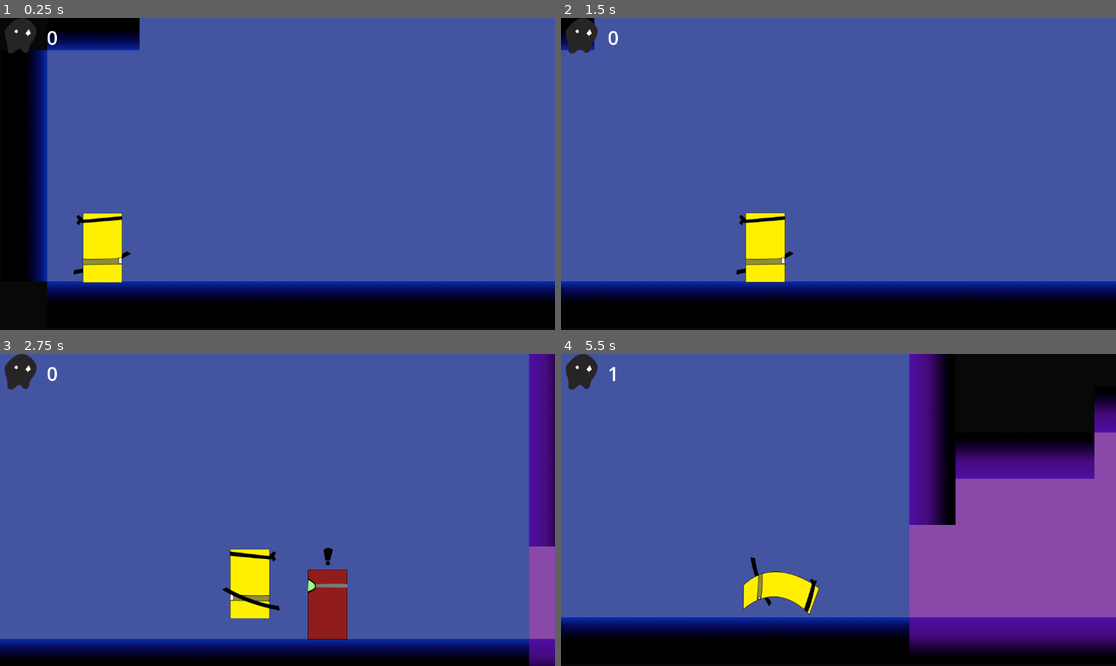
Above: before the commit, frames 1-4 (two rows, left to right).
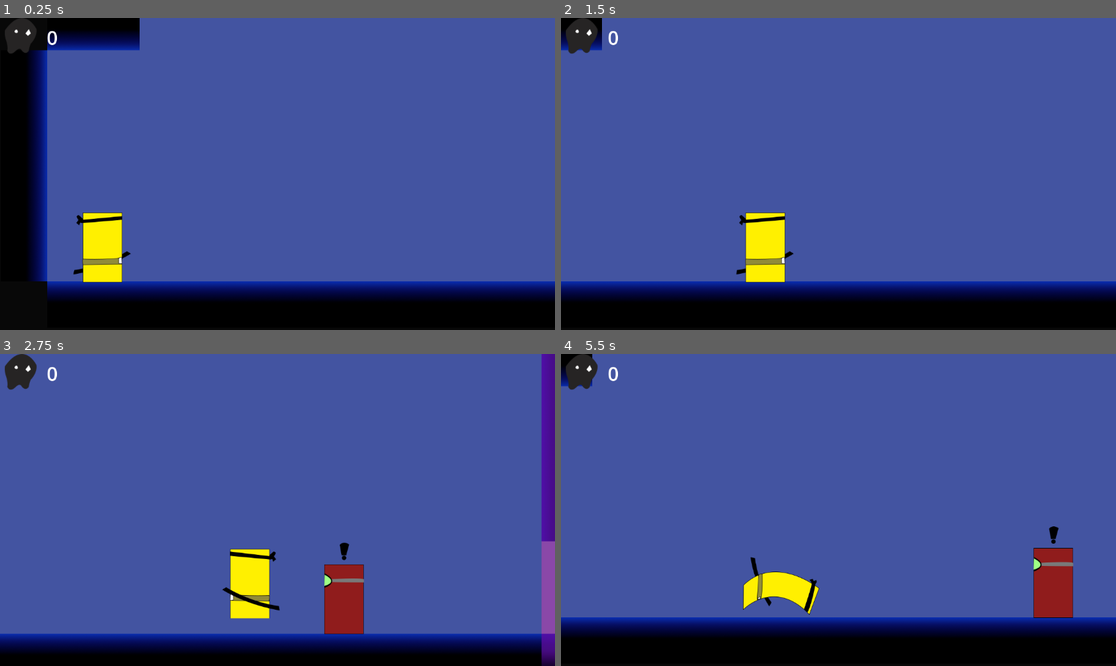
Above: after the commit, the same moments.

Repository: Schilez/KatanaZoro
Game: Godot game, scene res://Scenes/main_scene.tscn
Two runs of this game, one before a commit and one after it. Both use one fixed random seed, a clock stepped at 60 frames per second and the inputs below.
Inputs (mouse positions are in pixels of both pictures, inside the frame that each line leads up to):
- Up to frame 1 (0.25 s): no input
- Up to frame 2 (1.5 s): move the mouse to (960, 158) at 0.52 s; hold Right (move_right) from 0.53 s (still down); click (960, 158) at 0.6 s; tap Space (jump) at 0.77 s; tap Shift (Dodge) at 0.8, 1.35 s; move the mouse to (727, 189) at 1.27 s
- Up to frame 3 (2.75 s): tap Space (jump) at 1.52 s; right-click (166, 525) at 1.55 s; move the mouse to (333, 441) at 2.02 s; release Right (move_right) at 2.03 s; hold Left (move_left) from 2.03 s (still down); right-click (333, 441) at 2.1 s; click (333, 441) at 2.3 s
- Up to frame 4 (5.5 s): move the mouse to (810, 572) at 2.77 s; release Left (move_left) at 2.78 s; hold Right (move_right) 2.78-4.28 s; click (810, 572) at 2.85 s; tap Space (jump) at 3.02, 3.77, 4.52 s; tap Shift (Dodge) at 3.05, 3.6, 5.3 s; move the mouse to (1005, 556) at 3.52 s; right-click (1005, 556) at 3.8 s; move the mouse to (672, 463) at 4.27 s; hold Left (move_left) 4.28-5.03 s; tap E (Interaction) at 4.35 s; click (672, 463) at 4.55 s; move the mouse to (866, 510) at 5.02 s; hold Right (move_right) from 5.03 s (still down); right-click (866, 510) at 5.1 s

The runs differ from the first frame. In frame 1, less than 0.1% of the frame differs, in the area x 14-23%, y 62-85%; in frame 2, 0.1%; in frame 3, 13%; in frame 4, 36%, in the area x 0-100%, y 0-96%.

Commit message:
Hurtbox system almost finsihed.

Diff:
--- a/Scenes/door_real.tscn
+++ b/Scenes/door_real.tscn
@@ -1,7 +1,8 @@
-[gd_scene load_steps=9 format=3 uid="uid://43w4t20ldvb8"]
+[gd_scene load_steps=10 format=3 uid="uid://43w4t20ldvb8"]
 
 [ext_resource type="Script" path="res://Scripts/door_real.gd" id="1_5osax"]
 [ext_resource type="Texture2D" uid="uid://28acw8ll0q04" path="res://Assets/Sprites/Sprite-Sheet-1.19.png" id="1_kfde5"]
+[ext_resource type="Script" path="res://Scripts/player_hurt_box.gd" id="3_xdh0h"]
 
 [sub_resource type="PhysicsMaterial" id="PhysicsMaterial_ys4wx"]
 
@@ -27,11 +28,11 @@
 size = Vector2(526, 256)
 
 [sub_resource type="RectangleShape2D" id="RectangleShape2D_aeg4d"]
-size = Vector2(56, 256)
+size = Vector2(58, 254)
 
 [node name="door_real" type="StaticBody2D"]
 collision_layer = 4
-collision_mask = 255
+collision_mask = 0
 physics_material_override = SubResource("PhysicsMaterial_ys4wx")
 script = ExtResource("1_5osax")
 
@@ -50,14 +51,16 @@
 position = Vector2(253, 0)
 shape = SubResource("RectangleShape2D_dbj2u")
 
-[node name="HurtBox" type="Area2D" parent="."]
-collision_layer = 0
-collision_mask = 64
+[node name="DoorHurtBox" type="Area2D" parent="."]
+collision_layer = 64
+collision_mask = 8
+script = ExtResource("3_xdh0h")
 
-[node name="CollisionShape2D" type="CollisionShape2D" parent="HurtBox"]
-position = Vector2(0.5, 32.5)
+[node name="CollisionShape2D" type="CollisionShape2D" parent="DoorHurtBox"]
+position = Vector2(1, 1)
 shape = SubResource("RectangleShape2D_aeg4d")
 
 [connection signal="body_entered" from="Area2D" to="." method="_on_area_2d_body_entered"]
 [connection signal="body_exited" from="Area2D" to="." method="_on_area_2d_body_exited"]
-[connection signal="area_entered" from="HurtBox" to="." method="_on_hurt_box_area_entered"]
+[connection signal="area_entered" from="DoorHurtBox" to="DoorHurtBox" method="_on_area_entered"]
+[connection signal="was_hit" from="DoorHurtBox" to="." method="_on_door_hurt_box_was_hit"]
--- a/Scenes/end.tscn
+++ b/Scenes/end.tscn
@@ -40,7 +40,8 @@
 
 [sub_resource type="TileSet" id="TileSet_ow23b"]
 tile_size = Vector2i(128, 128)
-physics_layer_0/collision_layer = 1
+physics_layer_0/collision_layer = 4
+physics_layer_0/collision_mask = 0
 sources/0 = SubResource("TileSetAtlasSource_3be1k")
 
 [sub_resource type="RectangleShape2D" id="RectangleShape2D_4froa"]
@@ -65,6 +66,7 @@
 layer_3/tile_data = PackedInt32Array(-1179668, 655360, 0, -1114132, 655360, 0, -1048596, 655360, 0, -983060, 655360, 0, …(37826 unchanged characters)…
 
 [node name="Player" parent="." instance=ExtResource("2_6eicr")]
+unique_name_in_owner = true
 position = Vector2(-60, 123)
 
 [node name="CanvasLayer" type="CanvasLayer" parent="."]
--- a/Scenes/enemy.tscn
+++ b/Scenes/enemy.tscn
@@ -1,10 +1,11 @@
-[gd_scene load_steps=15 format=3 uid="uid://bc2evivun28gm"]
+[gd_scene load_steps=16 format=3 uid="uid://bc2evivun28gm"]
 
 [ext_resource type="Script" path="res://Scripts/enemy.gd" id="1_evbcw"]
 [ext_resource type="Texture2D" uid="uid://8yebhs5m60e6" path="res://Assets/Sprites/Sprite-Sheet-1.17.png" id="2_hytvp"]
 [ext_resource type="Texture2D" uid="uid://cciu7dbhdbepk" path="res://Assets/Sprites/Sprite-Sheet-1.13.png" id="2_wbqup"]
 [ext_resource type="Texture2D" uid="uid://bo83lala6ckb4" path="res://Assets/Sprites/Sprite-Sheet-1.15.png" id="3_yqe8s"]
 [ext_resource type="Texture2D" uid="uid://b6xy4yg55co65" path="res://Assets/Sprites/Sprite-Sheet-1.20.png" id="5_hlco1"]
+[ext_resource type="Script" path="res://Scripts/enemy_hurt_box.gd" id="6_4b0jy"]
 
 [sub_resource type="AtlasTexture" id="AtlasTexture_vtg7i"]
 atlas = ExtResource("2_hytvp")
@@ -76,7 +77,7 @@
 size = Vector2(20, 28.1966)
 
 [sub_resource type="RectangleShape2D" id="RectangleShape2D_lp44i"]
-size = Vector2(130, 198)
+size = Vector2(109, 198)
 
 [node name="Enemy" type="CharacterBody2D" groups=["Enemies"]]
 collision_layer = 2
@@ -133,16 +134,17 @@
 wait_time = 2.0
 one_shot = true
 
-[node name="HurtBox" type="Area2D" parent="."]
+[node name="EnemyHurtBox" type="Area2D" parent="."]
 collision_layer = 32
 collision_mask = 8
+script = ExtResource("6_4b0jy")
 
-[node name="CollisionShape2D" type="CollisionShape2D" parent="HurtBox"]
-position = Vector2(0, 29)
+[node name="CollisionShape2D" type="CollisionShape2D" parent="EnemyHurtBox"]
+position = Vector2(-0.5, 29)
 shape = SubResource("RectangleShape2D_lp44i")
 
 [connection signal="body_entered" from="PivotPoint/DetectionArea2d" to="." method="_on_detection_area_2d_body_entered"]
 [connection signal="body_exited" from="PivotPoint/DetectionArea2d" to="." method="_on_detection_area_2d_body_exited"]
 [connection signal="timeout" from="shoot_timer" to="." method="_on_shoot_timer_timeout"]
 [connection signal="timeout" from="stun_timer" to="." method="_on_stun_timer_timeout"]
-[connection signal="area_entered" from="HurtBox" to="." method="_on_hurt_box_area_entered"]
+[connection signal="area_entered" from="EnemyHurtBox" to="EnemyHurtBox" method="_on_area_entered"]
--- a/Scenes/main_scene.tscn
+++ b/Scenes/main_scene.tscn
@@ -69,6 +69,7 @@
 script = ExtResource("1_bnlwu")
 
 [node name="Player" parent="." instance=ExtResource("1_q61hn")]
+unique_name_in_owner = true
 top_level = true
 position = Vector2(-871, 364)
 
@@ -131,3 +132,4 @@
 [node name="Next" parent="." instance=ExtResource("4_6gdpp")]
 position = Vector2(3026, 375)
 rotation = -1.58587
+collision_layer = 4
--- a/Scenes/player.tscn
+++ b/Scenes/player.tscn
@@ -1,10 +1,11 @@
-[gd_scene load_steps=21 format=3 uid="uid://ipvegy7blen4"]
+[gd_scene load_steps=20 format=3 uid="uid://ipvegy7blen4"]
 
 [ext_resource type="Script" path="res://Scripts/player.gd" id="1_w8xn6"]
 [ext_resource type="Texture2D" uid="uid://dd3gbccw8v6rs" path="res://Assets/Sprites/Sprite-Sheet-1.4.png" id="2_g6eji"]
 [ext_resource type="Texture2D" uid="uid://c6873feer58xu" path="res://Assets/Sprites/Sprite-Sheet-1.3.png" id="2_k1513"]
 [ext_resource type="Texture2D" uid="uid://cyi37fwgugudg" path="res://Assets/Sprites/Sprite-Sheet-1.5.png" id="4_1mkq7"]
 [ext_resource type="PackedScene" uid="uid://c1wuluik1s1lk" path="res://Scenes/weapon.tscn" id="5_pdawe"]
+[ext_resource type="Script" path="res://Scripts/player_hurt_box.gd" id="6_cjty7"]
 
 [sub_resource type="AtlasTexture" id="AtlasTexture_nmhua"]
 atlas = ExtResource("2_g6eji")
@@ -30,10 +31,6 @@
 atlas = ExtResource("2_k1513")
 region = Rect2(768, 0, 256, 256)
 
-[sub_resource type="AtlasTexture" id="AtlasTexture_awdrn"]
-atlas = ExtResource("2_k1513")
-region = Rect2(0, 0, 256, 256)
-
 [sub_resource type="AtlasTexture" id="AtlasTexture_jaccm"]
 atlas = ExtResource("4_1mkq7")
 region = Rect2(1024, 0, 256, 256)
@@ -49,10 +46,6 @@
 [sub_resource type="AtlasTexture" id="AtlasTexture_0puby"]
 atlas = ExtResource("4_1mkq7")
 region = Rect2(1536, 0, 256, 256)
-
-[sub_resource type="AtlasTexture" id="AtlasTexture_ecfet"]
-atlas = ExtResource("4_1mkq7")
-region = Rect2(1024, 0, 256, 256)
 
 [sub_resource type="SpriteFrames" id="SpriteFrames_tlnhx"]
 animations = [{
@@ -76,41 +69,35 @@
 "duration": 1.0,
 "texture": SubResource("AtlasTexture_7om11")
 }, {
-"duration": 0.5,
+"duration": 0.4,
 "texture": SubResource("AtlasTexture_6q70p")
 }, {
 "duration": 2.0,
 "texture": SubResource("AtlasTexture_3en22")
 }, {
-"duration": 0.5,
+"duration": 0.4,
 "texture": SubResource("AtlasTexture_p4m81")
-}, {
-"duration": 0.01,
-"texture": SubResource("AtlasTexture_awdrn")
 }],
 "loop": false,
 "name": &"TaklaSağ",
-"speed": 6.7
+"speed": 6.0
 }, {
 "frames": [{
 "duration": 1.0,
 "texture": SubResource("AtlasTexture_jaccm")
 }, {
-"duration": 0.5,
+"duration": 0.4,
 "texture": SubResource("AtlasTexture_kjyvq")
 }, {
 "duration": 2.0,
 "texture": SubResource("AtlasTexture_yqe1x")
 }, {
-"duration": 0.5,
+"duration": 0.4,
 "texture": SubResource("AtlasTexture_0puby")
-}, {
-"duration": 0.01,
-"texture": SubResource("AtlasTexture_ecfet")
 }],
 "loop": false,
 "name": &"TaklaSol",
-"speed": 6.7
+"speed": 6.0
 }]
 
 [sub_resource type="CapsuleShape2D" id="CapsuleShape2D_ktu6p"]
@@ -126,7 +113,7 @@
 
 [node name="PlayerAnimatedSprite2D" type="AnimatedSprite2D" parent="."]
 sprite_frames = SubResource("SpriteFrames_tlnhx")
-animation = &"DefaultSağ"
+animation = &"TaklaSağ"
 
 [node name="CollisionShape2D" type="CollisionShape2D" parent="."]
 position = Vector2(0, 31)
@@ -135,11 +122,12 @@
 [node name="Weapon" parent="." instance=ExtResource("5_pdawe")]
 position = Vector2(0, 32)
 
-[node name="HurtBox" type="Area2D" parent="."]
+[node name="PlayerHurtBox" type="Area2D" parent="."]
 collision_layer = 16
 collision_mask = 32
+script = ExtResource("6_cjty7")
 
-[node name="CollisionShape2D" type="CollisionShape2D" parent="HurtBox"]
+[node name="CollisionShape2D" type="CollisionShape2D" parent="PlayerHurtBox"]
 position = Vector2(-0.5, 32.5)
 shape = SubResource("RectangleShape2D_8ddup")
 
@@ -156,5 +144,6 @@
 position = Vector2(80, 17)
 
 [connection signal="animation_finished" from="PlayerAnimatedSprite2D" to="." method="_on_player_animated_sprite_2d_animation_finished"]
-[connection signal="area_entered" from="HurtBox" to="." method="_on_hurt_box_area_entered"]
-[connection signal="body_entered" from="HurtBox" to="." method="_on_hurt_box_body_entered"]
+[connection signal="area_entered" from="PlayerHurtBox" to="PlayerHurtBox" method="_on_area_entered"]
+[connection signal="body_entered" from="PlayerHurtBox" to="PlayerHurtBox" method="_on_body_entered"]
+[connection signal="was_hit" from="PlayerHurtBox" to="." method="_on_player_hurt_box_was_hit"]
--- a/Scenes/projectiles.tscn
+++ b/Scenes/projectiles.tscn
@@ -37,8 +37,5 @@
 
 [node name="RayCast2D" type="RayCast2D" parent="."]
 target_position = Vector2(57, 0)
-collision_mask = 68
+collision_mask = 4
 collide_with_areas = true
-
-[connection signal="area_entered" from="." to="." method="_on_area_entered"]
-[connection signal="body_entered" from="." to="." method="_on_body_entered"]
--- a/Scenes/second_scene.tscn
+++ b/Scenes/second_scene.tscn
@@ -90,6 +90,7 @@
 script = ExtResource("1_yq24b")
 
 [node name="Player" parent="." instance=ExtResource("1_3r0pv")]
+unique_name_in_owner = true
 z_index = 2
 position = Vector2(-81, 250)
 
@@ -181,9 +182,12 @@
 
 [node name="Next" parent="." instance=ExtResource("9_rwq5q")]
 position = Vector2(5325, -390)
+collision_layer = 4
 
 [node name="StaticBody2D" type="StaticBody2D" parent="."]
 position = Vector2(5665, -422)
+collision_layer = 4
+collision_mask = 4
 
 [node name="CollisionShape2D" type="CollisionShape2D" parent="StaticBody2D"]
 position = Vector2(-21, -26.5)
--- a/Scenes/third_scene.tscn
+++ b/Scenes/third_scene.tscn
@@ -87,46 +87,8 @@
 layer_2/tile_data = PackedInt32Array(-5, 655360, 2, 65531, 655360, 2, 131067, 655360, 2, -4, 655360, 2, 65532, 655360,  …(23000 unchanged characters)…
 
 [node name="Player" parent="." instance=ExtResource("2_q3kr6")]
+unique_name_in_owner = true
 position = Vector2(-494, 128)
-
-[node name="Enemy" parent="." instance=ExtResource("4_o3t46")]
-position = Vector2(824, 129)
-
-[node name="Enemy2" parent="." instance=ExtResource("4_o3t46")]
-position = Vector2(1990, 129)
-is_right = false
-
-[node name="Enemy4" parent="." instance=ExtResource("4_o3t46")]
-position = Vector2(982, -640)
-is_gunman = true
-
-[node name="Enemy8" parent="." instance=ExtResource("4_o3t46")]
-position = Vector2(398, -644)
-current_state = 0
-is_right = false
-
-[node name="Enemy9" parent="." instance=ExtResource("4_o3t46")]
-position = Vector2(-463, -640)
-is_gunman = true
-
-[node name="Enemy5" parent="." instance=ExtResource("4_o3t46")]
-position = Vector2(1492, -640)
-current_state = 0
-
-[node name="Enemy6" parent="." instance=ExtResource("4_o3t46")]
-position = Vector2(3374, -640)
-current_state = 0
-is_right = false
-
-[node name="Enemy7" parent="." instance=ExtResource("4_o3t46")]
-position = Vector2(4815, -640)
-is_gunman = true
-is_right = false
-
-[node name="Enemy3" parent="." instance=ExtResource("4_o3t46")]
-position = Vector2(1172, 128)
-is_gunman = true
-current_state = 0
 
 [node name="oneway_platform" parent="." instance=ExtResource("5_awe27")]
 position = Vector2(2807, -505)
@@ -134,9 +96,11 @@
 
 [node name="Throwable" parent="." instance=ExtResource("6_il1pw")]
 position = Vector2(2377, 128)
+collision_layer = 4
 
 [node name="Throwable2" parent="." instance=ExtResource("6_il1pw")]
 position = Vector2(2196, -641)
+collision_layer = 4
 
 [node name="CanvasLayer" type="CanvasLayer" parent="."]
 
@@ -187,6 +151,7 @@
 [node name="Next" parent="." instance=ExtResource("9_loboe")]
 position = Vector2(5185, -631)
 rotation = -1.5809
+collision_layer = 4
 
 [node name="StaticBody2D" type="StaticBody2D" parent="."]
 position = Vector2(60, 0)
@@ -196,3 +161,44 @@
 [node name="CollisionShape2D" type="CollisionShape2D" parent="StaticBody2D"]
 position = Vector2(-1212, 64.25)
 shape = SubResource("RectangleShape2D_qxkpd")
+
+[node name="Node" type="Node" parent="."]
+
+[node name="Enemy" parent="Node" instance=ExtResource("4_o3t46")]
+position = Vector2(824, 129)
+
+[node name="Enemy2" parent="Node" instance=ExtResource("4_o3t46")]
+position = Vector2(1990, 129)
+is_right = false
+
+[node name="Enemy4" parent="Node" instance=ExtResource("4_o3t46")]
+position = Vector2(982, -640)
+is_gunman = true
+
+[node name="Enemy8" parent="Node" instance=ExtResource("4_o3t46")]
+position = Vector2(398, -644)
+current_state = 0
+is_right = false
+
+[node name="Enemy9" parent="Node" instance=ExtResource("4_o3t46")]
+position = Vector2(-463, -640)
+is_gunman = true
+
+[node name="Enemy5" parent="Node" instance=ExtResource("4_o3t46")]
+position = Vector2(1492, -640)
+current_state = 0
+
+[node name="Enemy6" parent="Node" instance=ExtResource("4_o3t46")]
+position = Vector2(3374, -640)
+current_state = 0
+is_right = false
+
+[node name="Enemy7" parent="Node" instance=ExtResource("4_o3t46")]
+position = Vector2(4815, -640)
+is_gunman = true
+is_right = false
+
+[node name="Enemy3" parent="Node" instance=ExtResource("4_o3t46")]
+position = Vector2(1172, 128)
+is_gunman = true
+current_state = 0
--- a/Scenes/throwable.tscn
+++ b/Scenes/throwable.tscn
@@ -4,7 +4,7 @@
 [ext_resource type="Texture2D" uid="uid://x7vee0ouxdnq" path="res://Assets/Sprites/Sprite-Sheet-1.21.png" id="1_ne8wl"]
 
 [sub_resource type="RectangleShape2D" id="RectangleShape2D_sgcwk"]
-size = Vector2(52, 76)
+size = Vector2(119, 93)
 
 [sub_resource type="AtlasTexture" id="AtlasTexture_i0mai"]
 atlas = ExtResource("1_ne8wl")
@@ -26,7 +26,7 @@
 script = ExtResource("1_1qoao")
 
 [node name="CollisionShape2D" type="CollisionShape2D" parent="."]
-position = Vector2(0, 89)
+position = Vector2(0.5, 80.5)
 shape = SubResource("RectangleShape2D_sgcwk")
 
 [node name="AnimatedSprite2D" type="AnimatedSprite2D" parent="."]
--- a/Scenes/weapon.tscn
+++ b/Scenes/weapon.tscn
@@ -47,7 +47,7 @@
 
 [node name="Area2D" type="Area2D" parent="."]
 position = Vector2(93, 0)
-collision_layer = 72
+collision_layer = 8
 collision_mask = 0
 monitoring = false
 monitorable = false
--- a/Scripts/door_real.gd
+++ b/Scripts/door_real.gd
@@ -19,7 +19,11 @@
 	if body.is_in_group("Enemies"):
 		enemy_in_range.erase(body)
 
-
-func _on_hurt_box_area_entered(_area: Area2D) -> void:
+func kill():
 	stun_enemy()
 	queue_free()
+
+
+
+func _on_door_hurt_box_was_hit() -> void:
+	kill()
--- a/Scripts/end.gd
+++ b/Scripts/end.gd
@@ -1,6 +1,6 @@
 extends Node2D
 @onready var label: Label = $CanvasLayer/Label
-@onready var player: CharacterBody2D = $Player
+@onready var player: Player = %Player
 
 
 # Called when the node enters the scene tree for the first time.
--- a/Scripts/enemy.gd
+++ b/Scripts/enemy.gd
@@ -1,7 +1,7 @@
 extends CharacterBody2D
 
 @onready var animated_sprite_2d: AnimatedSprite2D = $AnimatedSprite2D
-@onready var player: CharacterBody2D = $"../Player"
+@onready var player: Player = %Player
 @onready var pivot_point: Node2D = $PivotPoint
 @onready var ray_casat_left: RayCast2D = $RayCasatLeft
 @onready var ray_cast_right: RayCast2D = $RayCastRight
@@ -10,7 +10,7 @@
 @onready var bullet_point_left: Node2D = $bullet_point_left
 @onready var bullet_point_right: Node2D = $bullet_point_right
 @onready var stun_timer: Timer = $stun_timer
-@onready var hurt_box: Area2D = $HurtBox
+
 
 
 
--- /dev/null
+++ b/Scripts/enemy_hurt_box.gd
@@ -0,0 +1,13 @@
+extends Area2D
+
+@onready var parent: Node2D=$".."
+
+func hit():
+	kill()
+
+func kill():
+	GameManager.add_kill()
+	parent.queue_free()
+
+func _on_area_entered(_area: Area2D) -> void:
+	kill()
--- a/Scripts/main_scene.gd
+++ b/Scripts/main_scene.gd
@@ -2,7 +2,7 @@
 @onready var next: Area2D = $Next
 const SECOND_SCENE = preload("res://Scenes/second_scene.tscn")
 @onready var tile_map: TileMap = $TileMap
-@onready var player: CharacterBody2D = $Player
+@onready var player: CharacterBody2D = %Player
 @onready var label: Label = $CanvasLayer/Label
 
 
--- a/Scripts/player.gd
+++ b/Scripts/player.gd
@@ -7,7 +7,7 @@
 @onready var camera_2d: Camera2D = $Camera2D
 @onready var left_throw_point: Node2D = $left_throw_point
 @onready var right_throw_point: Node2D = $right_throw_point
-@onready var hurt_box: Area2D = $HurtBox
+@onready var player_hurt_box: Area2D = $PlayerHurtBox
 
 
 # Instantiate scenes
@@ -99,8 +99,8 @@
 
 	velocity =(mouse_pos-pos).normalized()*1000
 
-	velocity.x= move_toward(velocity.x,0,3000*delta)
-	velocity.y= move_toward(velocity.y,0,3000*delta)
+	velocity.x= move_toward(velocity.x,0,5000*delta)
+	velocity.y= move_toward(velocity.y,0,5000*delta)
 
 	if mouse_pos.x>pos.x:
 		player_animated_sprite_2d.play("DefaultSağ")
@@ -111,8 +111,9 @@
 
 func handle_dodge():
 	current_state=State.Dodging
-	hurt_box.monitorable=false
-	hurt_box.monitoring=false
+	player_hurt_box.monitorable=false
+	player_hurt_box.monitoring=false
+	player_hurt_box.set_collision_layer_value(5,false)
 	var dodge_dir = 1 if is_right else -1
 	velocity.x =DODGE_VELOCITY*dodge_dir
 	player_animated_sprite_2d.play("TaklaSağ" if is_right else "TaklaSol")
@@ -142,21 +143,22 @@
 	var target_offset = camera_offset_value if is_right else -camera_offset_value
 	camera_2d.offset.x = lerp(camera_2d.offset.x, target_offset, 5.0*delta)
 
-func kill(body):
+func kill():
 	if not current_state==State.Dodging:
-		if body.is_in_group("Enemies") or body.is_in_group("Bullet"):
 			if is_inside_tree():
 				GameManager.kill_count=GameManager.start_kill
 				get_tree().call_deferred("reload_current_scene")
 
 func _on_player_animated_sprite_2d_animation_finished() -> void:
 	if "Takla" in player_animated_sprite_2d.animation:
-		hurt_box.monitorable=true
-		hurt_box.monitoring=true
+		player_hurt_box.monitorable=true
+		player_hurt_box.monitoring=true
+		player_hurt_box.set_collision_layer_value(5,true)
 		current_state=State.Base
+		if is_right:
+			player_animated_sprite_2d.play("DefaultSağ")
+		else:
+			player_animated_sprite_2d.play("DefaultSol")
 
-func _on_hurt_box_body_entered(body: Node2D) -> void:
-	kill(body)
-
-func _on_hurt_box_area_entered(area: Area2D) -> void:
-	kill(area)
+func _on_player_hurt_box_was_hit() -> void:
+	kill()
--- /dev/null
+++ b/Scripts/player_hurt_box.gd
@@ -0,0 +1,11 @@
+extends Area2D
+
+signal was_hit
+
+func hit():
+	was_hit.emit()
+
+
+
+func _on_area_entered(_area: Area2D) -> void:
+	hit()
--- a/Scripts/projectiles.gd
+++ b/Scripts/projectiles.gd
@@ -8,33 +8,31 @@
 var group := ""
 
 func _physics_process(delta: float) -> void:
-
-
 	var move_vector:= direction*SPEED*delta
 	position += move_vector
 	ray_cast_2d.target_position=to_local(global_position+move_vector)
 
-	ray_cast_2d.force_raycast_update()
+	trigger()
 
-	if ray_cast_2d.is_colliding():
-		kill()
 
 func launch (target_dir: Vector2,source_group: String ):
 	direction= target_dir.normalized()
 	group= source_group
 	add_to_group(source_group)
 
-
 	if group=="Bullet":
 		ray_cast_2d.set_collision_mask_value(5, true)
 	elif group=="Throwable":
 		ray_cast_2d.set_collision_mask_value(6,true)
+		ray_cast_2d.set_collision_mask_value(7,true)
 
-
-
-
-func _on_body_entered(_body: Node2D) -> void:
-	kill()
+func trigger():
+	ray_cast_2d.force_raycast_update()
+	if ray_cast_2d.is_colliding():
+		var body= ray_cast_2d.get_collider()
+		if body.has_method("hit"):
+			body.hit()
+		kill()
 
 func kill():
 	visible=false
@@ -43,9 +41,3 @@
 	set_physics_process(false)
 	set_process(false)
 	queue_free()
-
-
-
-
-func _on_area_entered(area: Area2D) -> void:
-	kill()
--- a/Scripts/second_scene.gd
+++ b/Scripts/second_scene.gd
@@ -1,5 +1,5 @@
 extends Node2D
-@onready var player: CharacterBody2D = $Player
+@onready var player: CharacterBody2D = %Player
 @onready var margin_container: MarginContainer = $CanvasLayer/MarginContainer
 @onready var next: Area2D = $Next
 const THIRD_SCENE = preload("res://Scenes/third_scene.tscn")
--- a/Scripts/third_scene.gd
+++ b/Scripts/third_scene.gd
@@ -1,5 +1,5 @@
 extends Node2D
-@onready var player: CharacterBody2D = $Player
+@onready var player: CharacterBody2D = %Player
 @onready var margin_container: MarginContainer = $CanvasLayer/MarginContainer
 @onready var next: Area2D = $Next
 const END = preload("res://Scenes/end.tscn")
--- a/project.godot
+++ b/project.godot
@@ -72,5 +72,7 @@
 2d_physics/layer_1="Player"
 2d_physics/layer_2="Enemies"
 2d_physics/layer_3="World"
-2d_physics/layer_6="Enemy_Killers"
-2d_physics/layer_7="Door_Breakers"
+2d_physics/layer_4="WeaponLayer"
+2d_physics/layer_5="PlayerHurtbox"
+2d_physics/layer_6="EnemyHurtBox"
+2d_physics/layer_7="DoorHurtBox"
